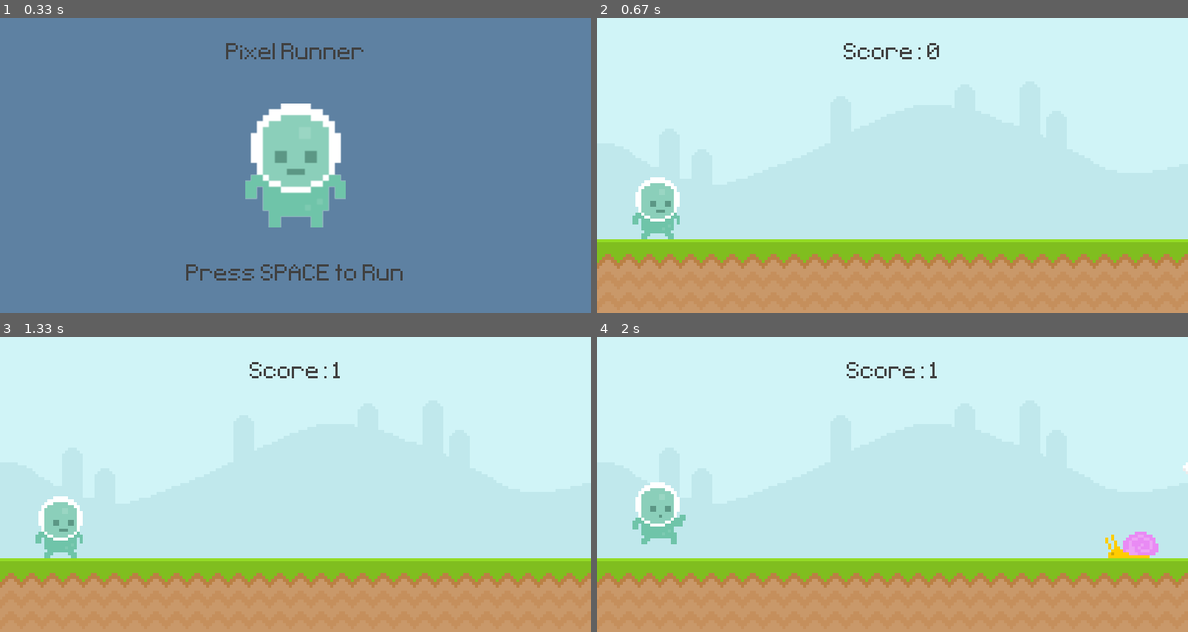
Above: before the commit, frames 1-4 (two rows, left to right).
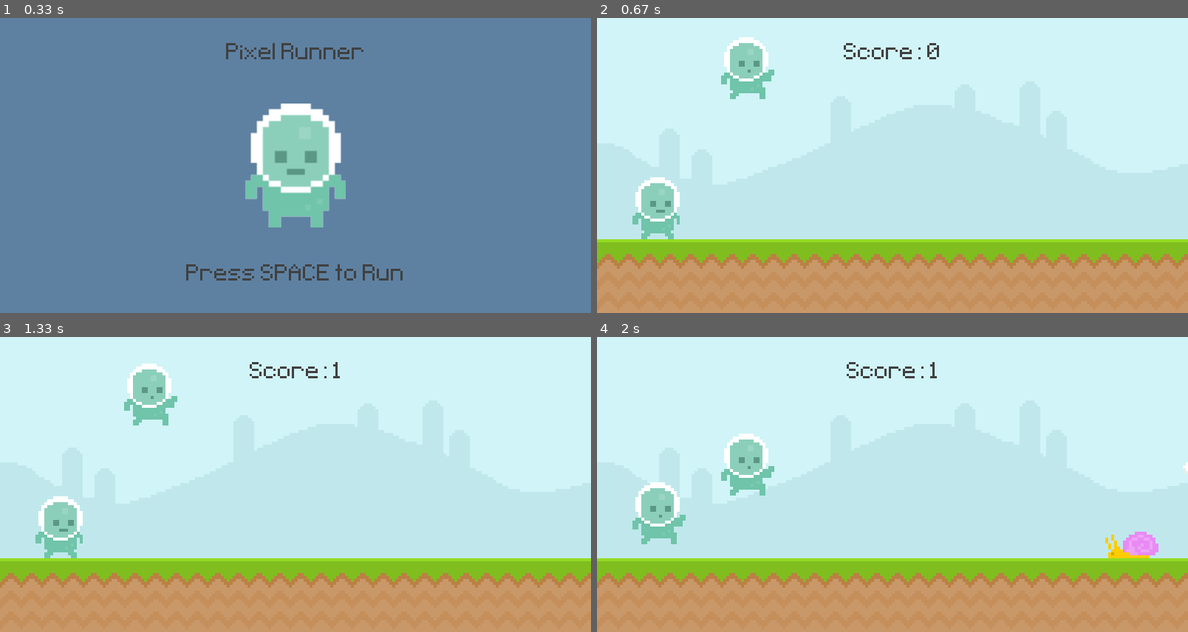
Above: after the commit, the same moments.

Repository: atrox3d/ultimate-introduction-to-pygame
Game: pygame game, started from main.py
Two runs of this game, one before a commit and one after it. Both use one fixed random seed, a clock stepped at 60 frames per second and the inputs below.
Inputs:
- Up to frame 1 (0.33 s): no input
- Up to frame 2 (0.67 s): tap Space at 0.33 s
- Up to frame 3 (1.33 s): tap Space at 0.67, 1.07 s
- Up to frame 4 (2 s): tap Space at 1.37, 1.9 s

Frame 1 is identical in both runs. In frame 2, 1.3% of the frame differs, in the area x 21-30%, y 6-28%; in frame 3, 1.3%; in frame 4, 1.3%.

Commit message:
create player sprite

Diff:
--- a/main.py
+++ b/main.py
@@ -1,8 +1,57 @@
+from pathlib import Path
+
 import pygame
 # https://stackoverflow.com/questions/19747371/python-exit-commands-why-so-many-and-when-should-each-be-used
 from sys import exit
 from random import randint
 
+
+class Player(pygame.sprite.Sprite):
+    IMAGES_PATH = Path('graphics/player')
+    WALK1 = IMAGES_PATH / 'player_walk_1.png'
+    WALK2 = IMAGES_PATH / 'player_walk_2.png'
+    JUMP = IMAGES_PATH / 'jump.png'
+    LEFT = 200
+    BOTTOM = 300
+    MIDBOTTOM = LEFT, BOTTOM
+
+    def __init__(self):
+        super().__init__()
+
+        player_walk1 = pygame.image.load(self.WALK1).convert_alpha()  # load player and convert respecting alpha channel
+        player_walk2 = pygame.image.load(self.WALK2).convert_alpha()  # load player and convert respecting alpha channel
+        self.player_walk = [player_walk1, player_walk2]
+        self.player_index = 0
+        self.player_jump = pygame.image.load(self.JUMP).convert_alpha()  # load player and convert respecting alpha channel
+
+        self.image = self.player_walk[self.player_index]
+        self.rect = self.image.get_rect(midbottom=Player.MIDBOTTOM)
+        self.gravity = 0
+
+    def input(self):
+        keys = pygame.key.get_pressed()
+        if keys[pygame.K_SPACE] and self.rect.bottom >= Player.BOTTOM:
+            # TODO: create Player.jump()
+            self.gravity = -20
+
+    def animation(self):
+        if self.rect.bottom < self.BOTTOM:
+            self.image = self.player_jump
+        else:
+            self.player_index += 0.1
+            if self.player_index >= len(self.player_walk): self.player_index = 0
+            self.image = self.player_walk[int(self.player_index)]
+
+    def apply_gravity(self):
+        self.gravity += 1
+        self.rect.y += self.gravity
+        if self.rect.bottom >= Player.BOTTOM:
+            self.rect.bottom = Player.BOTTOM
+
+    def update(self):
+        self.input()
+        self.apply_gravity()
+        self.animation()
 
 def display_score():
     """
@@ -61,14 +110,14 @@
 
     :return:
     """
-    global player, player_index
+    global player_surf, player_index
 
     if player_rect.bottom < 300:
-        player = player_jump
+        player_surf = player_jump
     else:
         player_index += 0.1
         if player_index >= len(player_walk): player_index = 0
-        player = player_walk[int(player_index)]
+        player_surf = player_walk[int(player_index)]
 
 
 pygame.init()                                                       # initialize engine
@@ -83,6 +132,10 @@
 score = 0
 
 clock = pygame.time.Clock()                                         # instantiate clock object
+
+player = pygame.sprite.GroupSingle()
+player.add(Player())
+
 
 rectangle_surface = pygame.Surface((100, 200))                      # create rectangle 100*200 (w, h)
 rectangle_surface.fill('red')                                       # fill rectangle with red
@@ -129,8 +182,8 @@
 player_jump = pygame.image.load(player_jump).convert_alpha()        # load player and convert respecting alpha channel
 
 # player_rect = pygame.rect(left, top, width, height)
-player = player_walk[player_index]
-player_rect = player.get_rect(midbottom=(80, 300))
+player_surf = player_walk[player_index]
+player_rect = player_surf.get_rect(midbottom=(80, 300))
 player_gravity = 0
 #
 player_stand = pygame.image.load('graphics/Player/player_stand.png')
@@ -219,7 +272,10 @@
         player_rect.bottom += player_gravity                        # apply gravity to player, if jumping
         if player_rect.bottom >= 300: player_rect.bottom = 300      # stop at terrain
         player_animation()
-        screen.blit(player, player_rect)                            # draw player using rect
+        screen.blit(player_surf, player_rect)                            # draw player using rect
+
+        player.draw(screen)
+        player.update()
         #
         obstacle_movement(obstacle_rect_list)                       # update enemies on screen
         #
